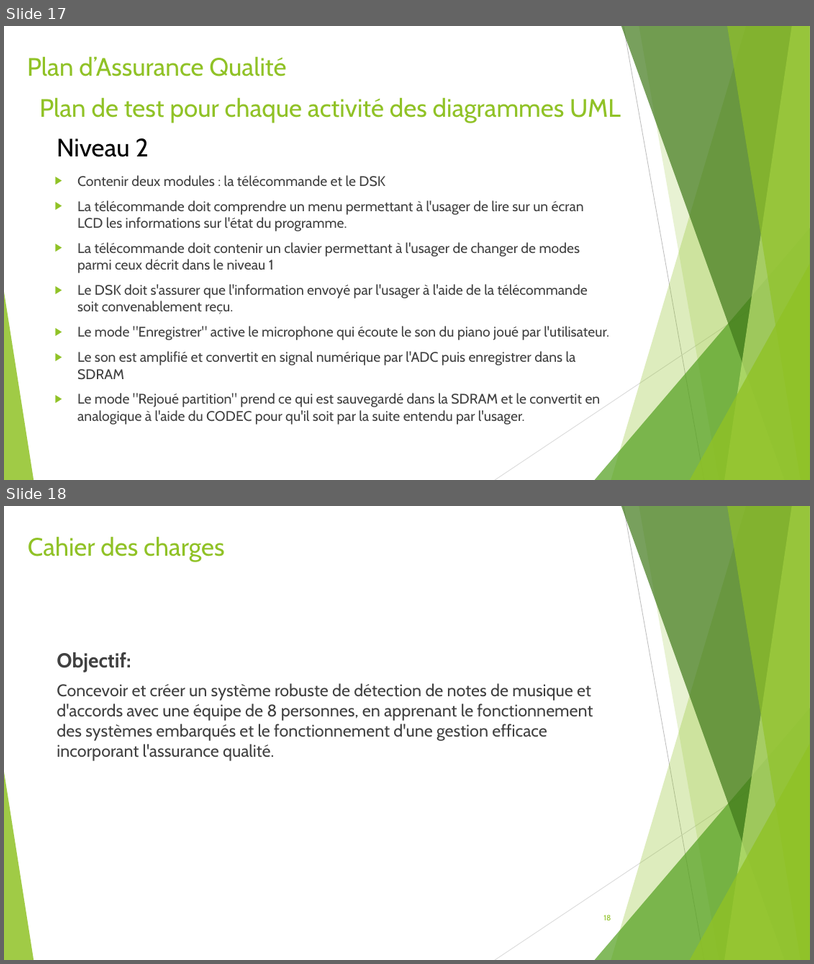
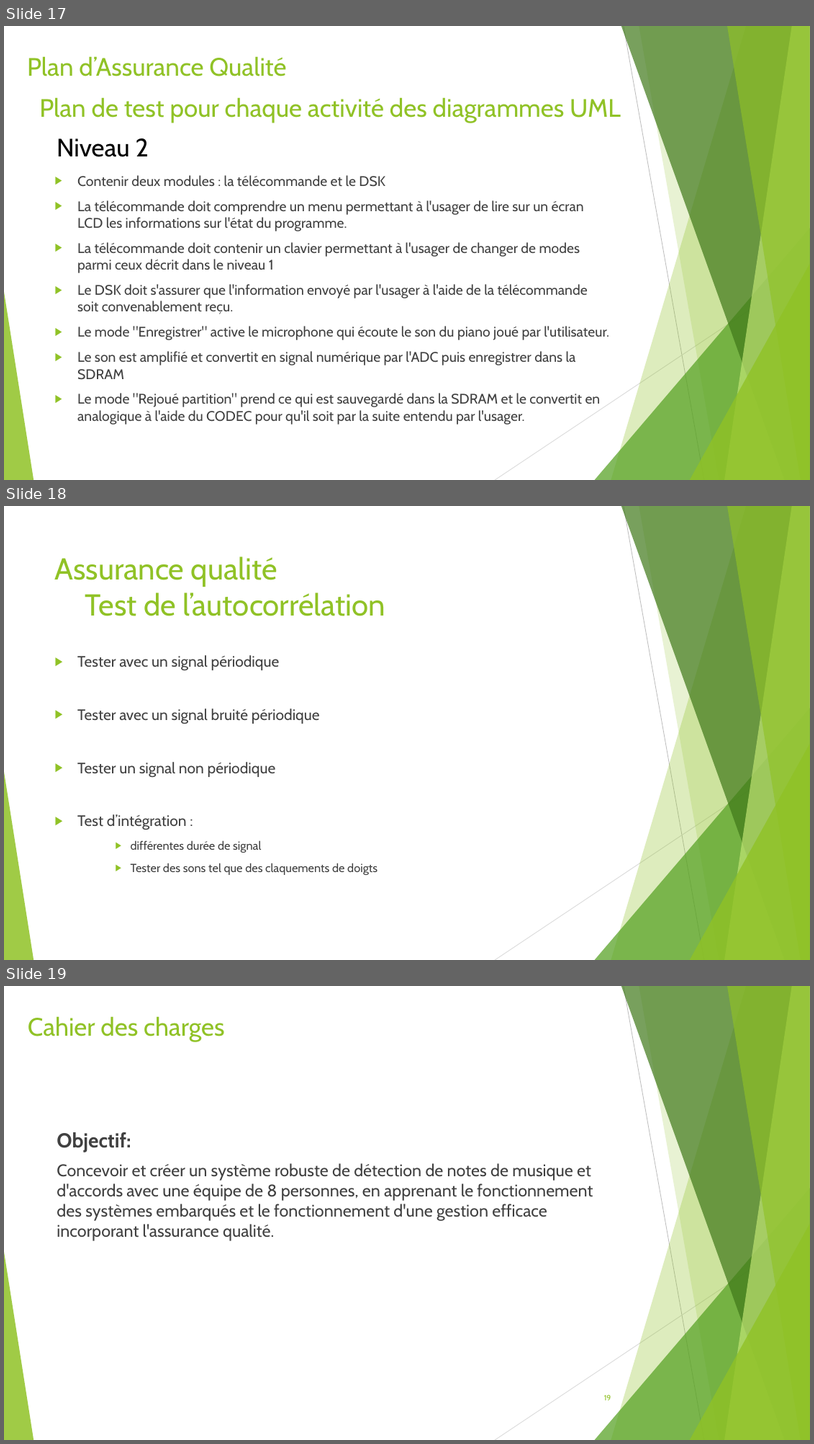
Before and after one commit to gab4321/ProjetS5, a slide deck: Gestion/L1 Présentation.pptx. Shown one above the other, each under a label of ours: slides 17 and 18 before the commit, slides 17, 18 and 19 after it. The pictures are 814x964 and 814x1444 pixels, drawn with LibreOffice and Linux fonts; fonts in the diff are those of the drawing. Boxes give left, top, right and bottom in pixels: in the first picture for what was removed or moved away, otherwise in the second. Text is boxed around its words. In the diff, an @@ line names an element or a change of style, - is before the commit and + after.

```diff
--- a/Gestion/L1 Présentation.pptx
+++ b/Gestion/L1 Présentation.pptx
@@ slide 18 added at [4,506,810,960], background #FFFFFF; not listed: 10 template elements that a slide beside it also shows @@
@@ title added at [55,556,386,616], 36 pt, text #90C226 @@
+Assurance qualité
+Test de l’autocorrélation
@@ text added at [77,655,378,875], 18 pt, text #404040 @@
+▶ Tester avec un signal périodique
+▶ Tester avec un signal bruité périodique
+▶ Tester un signal non périodique
+▶ Test d’intégration :
+    ▶ différentes durée de signal
+    ▶ Tester des sons tel que des claquements de doigts
@@ what was slide 18 is now slide 19 @@
@@ page number at [604,1394,612,1400]: text changed @@
-18
+19
```
Also in this commit, not shown: 1 other slide added, 11 other files.
